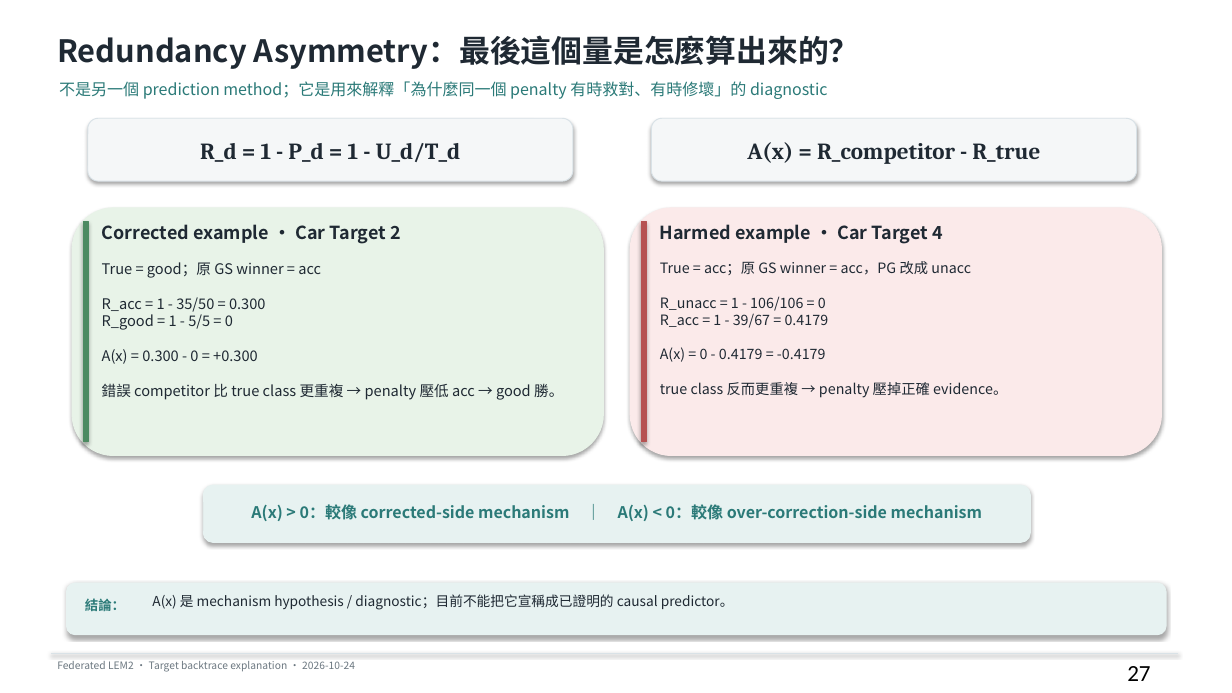
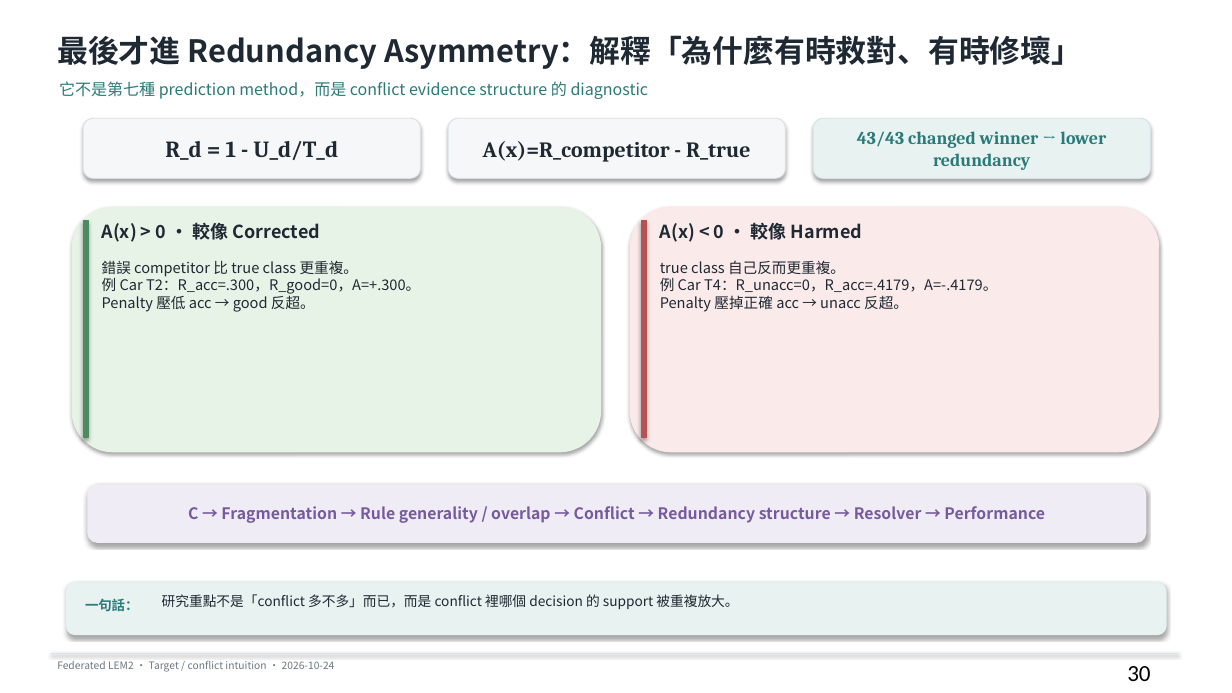
Before and after one commit to Jimmy0307/LEM2, a slide deck: slide 30 of docs/research/conflict_client_sweep_20261020/presentation/Federated_LEM2_Teacher_Questions_Complete_20261023.pptx (slide 27 before the commit). Drawn at 1232x693 pixels with LibreOffice and Linux fonts; fonts in the diff are those of the drawing. Boxes give left, top, right and bottom in pixels: in the first picture for what was removed or moved away, otherwise in the second. Text is boxed around its words. In the diff, an @@ line names an element or a change of style, - is before the commit and + after.

```diff
--- a/docs/research/conflict_client_sweep_20261020/presentation/Federated_LEM2_Teacher_Questions_Complete_20261023.pptx
+++ b/docs/research/conflict_client_sweep_20261020/presentation/Federated_LEM2_Teacher_Questions_Complete_20261023.pptx
@@ text at bbox=[57, 35, 1082, 69]: text changed; size 12.5 to 24 pt; text colour #2B7A78 to #1F2933; bold on @@
-不是另一個 prediction method；它是用來解釋「為什麼同一個 penalty 有時救對、有時修壞」的 diagnostic
+最後才進 Redundancy Asymmetry：解釋「為什麼有時救對、有時修壞」
@@ text removed at bbox=[57, 35, 860, 69] @@
-Redundancy Asymmetry：最後這個量是怎麼算出來的？
@@ text added at bbox=[59, 81, 649, 99], 12.5 pt, text #2B7A78 @@
+它不是第七種 prediction method，而是 conflict evidence structure 的 diagnostic
@@ rounded rectangle: place and size @@
-rounded rectangle at bbox=[88, 118, 573, 181]
+rounded rectangle at bbox=[83, 118, 421, 178]
@@ rounded rectangle added at bbox=[448, 118, 786, 178], fill #F5F7F8, outline #D9E2E7 0.75 pt @@
@@ rounded rectangle: place and size @@
-rounded rectangle at bbox=[652, 118, 1137, 181]
+rounded rectangle at bbox=[813, 118, 1151, 178]
@@ rounded rectangle at bbox=[813, 118, 1151, 178]: fill #F5F7F8 to #E7F2F1 @@
@@ text at bbox=[165, 141, 338, 160]: text changed @@
-R_d = 1 - P_d = 1 - U_d/T_d
+R_d = 1 - U_d/T_d
@@ text at bbox=[483, 141, 750, 162]: text changed; size 18 to 17 pt @@
-A(x) = R_competitor - R_true
+A(x)=R_competitor - R_true
@@ text added at bbox=[857, 131, 1106, 170], 14 pt, text #2B7A78, bold @@
+43/43 changed winner → lower redundancy
@@ 2 rectangles, 2 rounded rectangles: place and size @@
-2 rectangles, 2 rounded rectangles at bbox=[72, 208, 1162, 456]
+2 rectangles, 2 rounded rectangles at bbox=[72, 207, 1159, 452]
@@ text at bbox=[102, 223, 321, 242]: text changed @@
-Corrected example · Car Target 2
+A(x) > 0 · 較像 Corrected
@@ text at bbox=[660, 223, 862, 242]: text changed @@
-Harmed example · Car Target 4
+A(x) < 0 · 較像 Harmed
@@ text at bbox=[102, 260, 420, 312]: text changed @@
-True = good；原 GS winner = acc
-R_acc = 1 - 35/50 = 0.300
-R_good = 1 - 5/5 = 0
-A(x) = 0.300 - 0 = +0.300
-錯誤 competitor 比 true class 更重複 → penalty 壓低 acc → good 勝。
+錯誤 competitor 比 true class 更重複。
+例 Car T2：R_acc=.300，R_good=0，A=+.300。
+Penalty 壓低 acc → good 反超。
@@ text at bbox=[660, 261, 997, 312]: text changed; size 11.2 to 11.4 pt @@
-True = acc；原 GS winner = acc，PG 改成 unacc
-R_unacc = 1 - 106/106 = 0
-R_acc = 1 - 39/67 = 0.4179
-A(x) = 0 - 0.4179 = -0.4179
-true class 反而更重複 → penalty 壓掉正確 evidence。
+true class 自己反而更重複。
+例 Car T4：R_unacc=0，R_acc=.4179，A=-.4179。
+Penalty 壓掉正確 acc → unacc 反超。
@@ rounded rectangle: place and size @@
-rounded rectangle at bbox=[203, 485, 1031, 543]
+rounded rectangle at bbox=[88, 485, 1146, 543]
@@ rounded rectangle at bbox=[88, 485, 1146, 543]: fill #E7F2F1 to #F0ECF6; outline #E7F2F1 0.75 pt to #F0ECF6 0.75 pt @@
@@ text added at bbox=[188, 506, 1045, 523], 12.3 pt, text #765A9D, bold @@
+C → Fragmentation → Rule generality / overlap → Conflict → Redundancy structure → Resolver → Performance
@@ text removed at bbox=[251, 504, 982, 521] @@
-A(x) > 0：較像 corrected-side mechanism ｜ A(x) < 0：較像 over-correction-side mechanism
@@ text at bbox=[85, 598, 139, 612]: text changed @@
-結論：
+一句話：
@@ text at bbox=[162, 594, 738, 609]: text changed @@
-A(x) 是 mechanism hypothesis / diagnostic；目前不能把它宣稱成已證明的 causal predictor。
+研究重點不是「conflict 多不多」而已，而是 conflict 裡哪個 decision 的 support 被重複放大。
@@ text at bbox=[57, 661, 335, 672]: text changed @@
-Federated LEM2 · Target backtrace explanation · 2026-10-24
+Federated LEM2 · Target / conflict intuition · 2026-10-24
@@ text at bbox=[1127, 666, 1150, 681]: text changed @@
-27
+30
```
Also in this commit, not shown: 6 other slides changed, 5 slides added, 5 slides removed, 1 other file.
